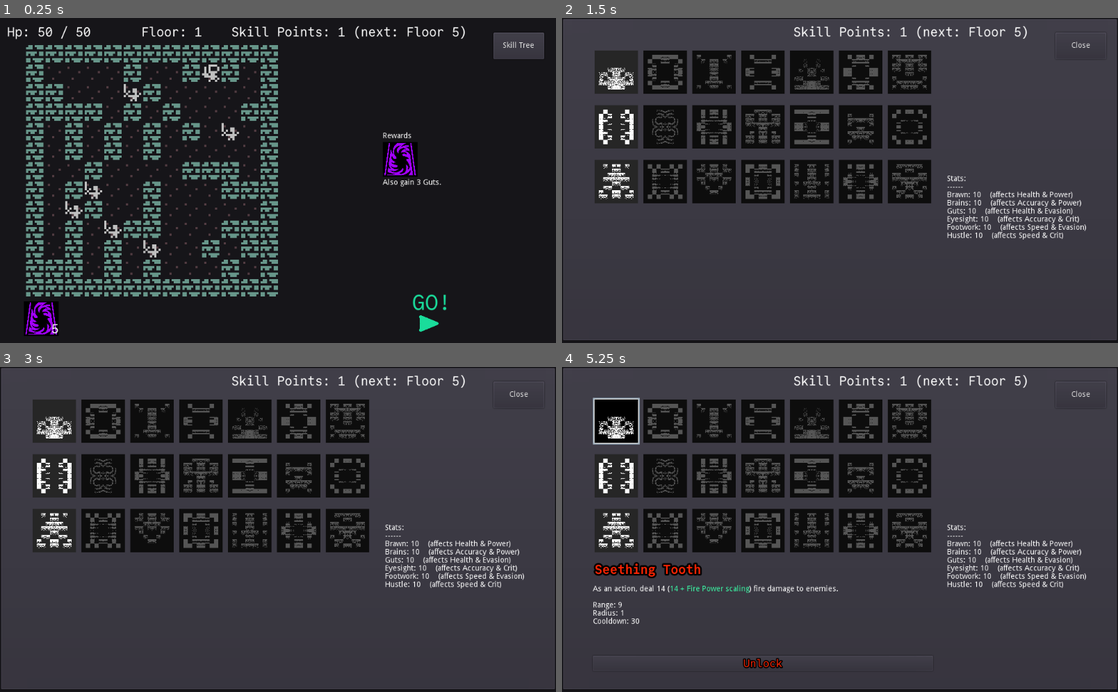
Above: before the commit, frames 1-4 (two rows, left to right).
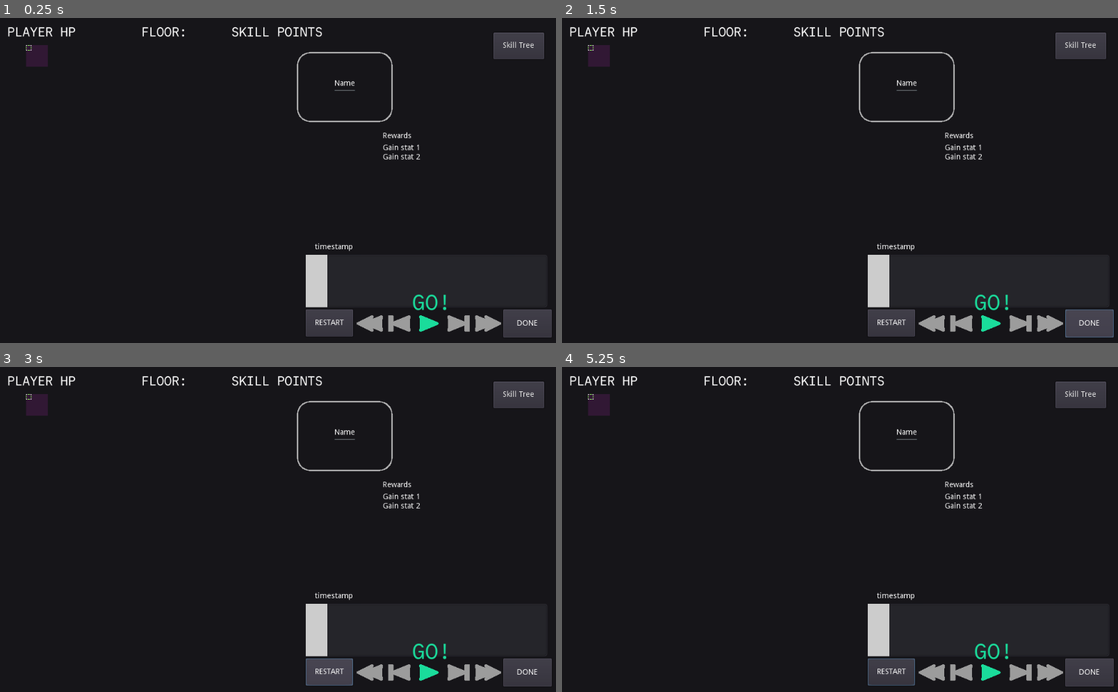
Above: after the commit, the same moments.

Repository: redxaxder/7DRL2024
Game: Godot game, scene res://main.tscn
Same seed, same stepped clock (60 frames per second), same inputs: the game is played once before the commit and once after it.
Inputs (mouse positions are in pixels of both pictures, inside the frame that each line leads up to):
- Up to frame 1 (0.25 s): no input
- Up to frame 2 (1.5 s): click "Skill Tree" at 0.5 s; click (1090, 323) at 1.25 s, where only the run after the commit has a clickable "DONE"
- Up to frame 3 (3 s): click (528, 672) at 2 s, where only the run after the commit has a clickable "DONE"; click (328, 672) at 2.75 s, where only the run after the commit has a clickable "RESTART"
- Up to frame 4 (5.25 s): click (890, 672) at 3.5 s, where only the run after the commit has a clickable "RESTART"; click (890, 672) at 4.25 s, where only the run after the commit has a clickable "RESTART"; click (617, 422) at 5.02 s

The runs differ from the first frame. In frame 1, 16% of the frame differs, in the area x 1-100%, y 2-99%; in frame 2, 73%; in frame 3, 73%; in frame 4, 73%, in the area x 0-100%, y 0-100%.
Error after the commit: Parse Error: The identifier "gonogo" isn't declared in the current scope. (res://main.gd:220)

Commit message:
Fix title screen and restart stuff

Diff:
--- a/main.gd
+++ b/main.gd
@@ -1,5 +1,4 @@
 extends Node2D
-
 
 export var show_extra_history:bool = true setget set_show_extra_history
 func set_show_extra_history(x):
@@ -28,10 +27,13 @@
 
 # are we waiting for the player to decide to do an encounter, (true) or
 # are we in the history view (false)?
-var gonogo: bool = false
-var gameover: bool = true
+#var gonogo: bool = false
+#var gameover: bool = true
 var has_seen_end: bool = false
 var map = Map.new()
+
+enum ui_modes {GONOGO, VIEW, TITLE, DEFEAT}
+var ui_mode = ui_modes.TITLE
 
 func _ready():
 # warning-ignore:return_value_discarded
@@ -123,7 +125,7 @@
 	])
 
 func transfer_reward():
-	if gonogo && !gameover:
+	if ui_mode == ui_modes.GONOGO:
 		get_node("%ConsumablesContainer").transfer_reward()
 
 func consume_health_potion():
@@ -132,7 +134,7 @@
 	update_outcome()
 
 func new_game():
-	gameover = false
+	ui_mode = ui_modes.GONOGO
 
 	# set lethal encounter to random floor 1-3
 
@@ -170,14 +172,14 @@
 
 
 func update_button_visibility():
-	get_node("%DONE").visible = !gonogo and !gameover and has_seen_end
-	get_node("%GO").visible = (gonogo or gameover) && !$SkillTreePanel.visible
-	get_node("%RESTART").visible = gameover
-	get_node("%ConsumablesContainer").visible = gonogo and !gameover and !$SkillTreePanel.visible
-	get_node("%FloorNumber").visible = true
-	get_node("%SkillPoints").visible = gonogo
-	get_node("%OpenSkillTree").visible = gonogo
-	get_node("%Title").visible = gameover
+	get_node("%DONE").visible = ui_mode == ui_modes.VIEW and has_seen_end
+	get_node("%GO").visible = (ui_mode == ui_modes.GONOGO or ui_mode == ui_modes.TITLE) and !$SkillTreePanel.visible
+	get_node("%RESTART").visible = ui_mode == ui_modes.DEFEAT
+	get_node("%ConsumablesContainer").visible = ui_mode == ui_modes.GONOGO and !$SkillTreePanel.visible
+	get_node("%FloorNumber").visible = ui_mode != ui_modes.TITLE and !$SkillTreePanel.visible
+	get_node("%SkillPoints").visible = ui_mode != ui_modes.TITLE
+	get_node("%OpenSkillTree").visible = ui_mode == ui_modes.GONOGO
+	get_node("%Title").visible = ui_mode == ui_modes.TITLE
 
 func apply_player_mods(s: EncounterState) -> EncounterState:
 	var st = DataUtil.deep_dup(s)
@@ -190,8 +192,9 @@
 
 
 func go():
-	if gameover:
+	if ui_mode == ui_modes.TITLE:
 		new_game()
+		ui_mode = ui_modes.GONOGO
 		return
 	var victory_text = []
 	var Consumables =  get_node("ConsumablesContainer")
@@ -201,7 +204,7 @@
 	driver.tick()
 	get_node("%state_view").init_view(driver.history.get_state(0), map)
 	get_node("%history_view").view(driver.history, map, victory_text)
-	gonogo = false
+	ui_mode = ui_modes.VIEW
 	update_button_visibility()
 
 func no_go():
@@ -260,7 +263,7 @@
 		win_rewards()
 		make_encounter()
 	else:
-		gameover = true
+		ui_mode = ui_modes.DEFEAT
 		get_node("%Title").set_victory(false)
 		update_button_visibility()
 
@@ -279,13 +282,14 @@
 	player_hp = player_hp + new_max_hp - prev_max_hp
 
 func restart():
-	new_game()
+	ui_mode = ui_modes.TITLE
+	update_button_visibility()
 
 func make_encounter(use_seed: int = 0):
 	progress += 1
 	if progress > 100:
 		load_meta().win(selected).save()
-		gameover = true
+		ui_mode = ui_modes.TITLE
 		get_node("%Title").set_victory(true)
 		get_node("%Title").mark_won(selected)
 		update_button_visibility()
@@ -344,7 +348,7 @@
 		state.add_actor(shrine, passable.pop_back().loc)
 
 	next_encounter_base_state = state
-	gonogo = true
+	ui_mode = ui_modes.GONOGO
 	update_button_visibility()
 	get_node("%state_view").init_view(apply_player_mods(next_encounter_base_state), map)
 	update_outcome()
--- a/main.tscn
+++ b/main.tscn
@@ -65,10 +65,10 @@
 
 [node name="RESTART" type="Button" parent="."]
 unique_name_in_owner = true
-margin_left = 928.0
-margin_top = 539.0
-margin_right = 1015.0
-margin_bottom = 589.0
+margin_left = 563.0
+margin_top = 538.0
+margin_right = 650.0
+margin_bottom = 588.0
 size_flags_horizontal = 3
 size_flags_vertical = 3
 
